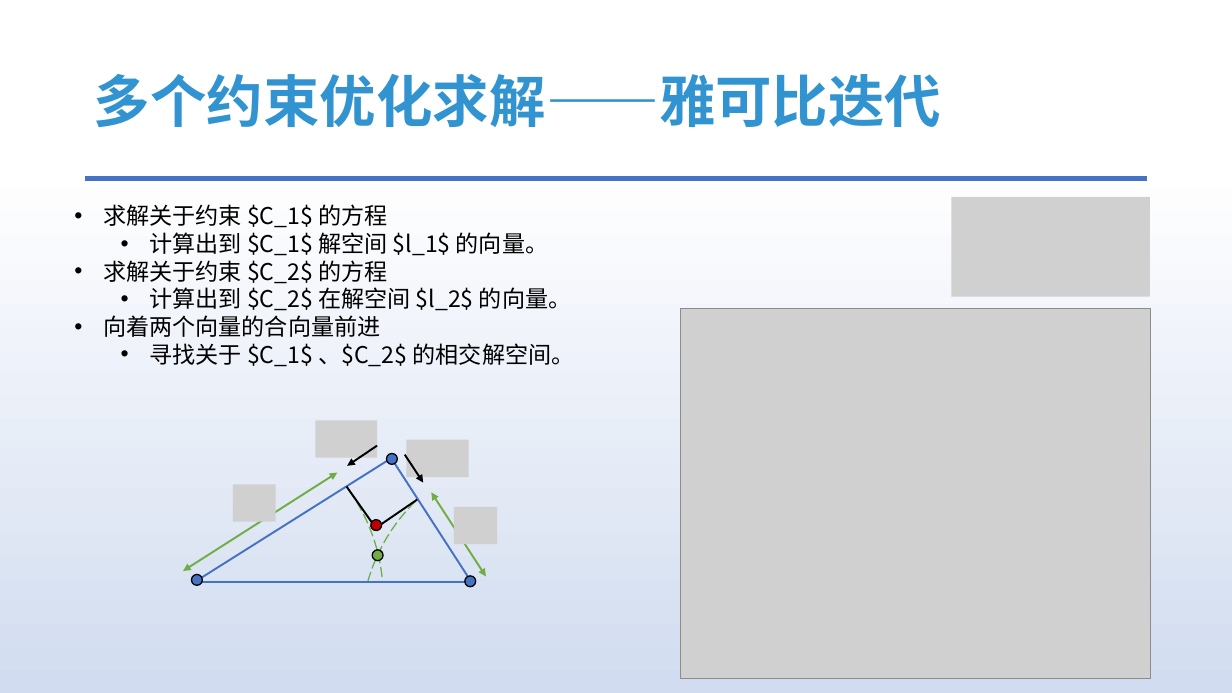
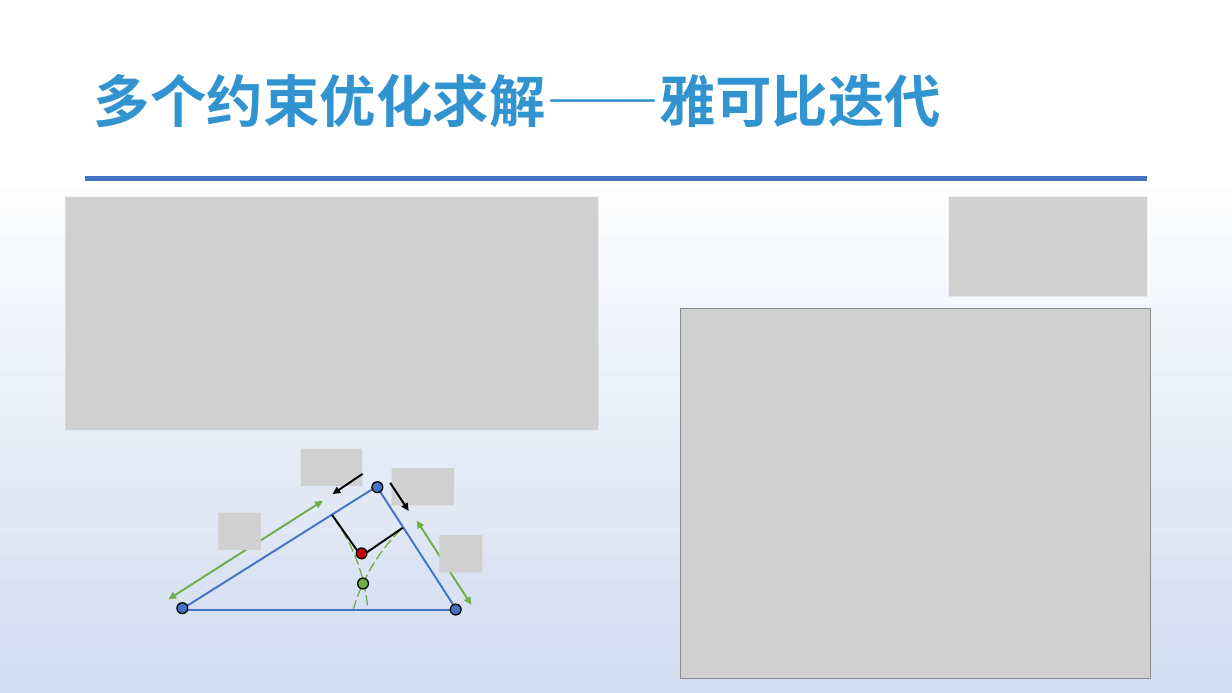
Before and after one commit to answerear/UnityFluid, a slide deck: slide 22 of doc/正式版/基于物理的交互式流体模拟介绍.pptx. Drawn at 1232x693 pixels with LibreOffice and Linux fonts; fonts in the diff are those of the drawing; grey boxes stand for pictures. Boxes give left, top, right and bottom in pixels: in the first picture for what was removed or moved away, otherwise in the second. Text is boxed around its words. In the diff, an @@ line names an element or a change of style, - is before the commit and + after.

```diff
--- a/doc/正式版/基于物理的交互式流体模拟介绍.pptx
+++ b/doc/正式版/基于物理的交互式流体模拟介绍.pptx
@@ picture added at [66, 197, 599, 430] @@
@@ text removed at [103, 204, 575, 367] @@
-• 求解关于约束 $C_1$ 的方程
-  • 计算出到 $C_1$ 解空间 $l_1$ 的向量。
-• 求解关于约束 $C_2$ 的方程
-  • 计算出到 $C_2$ 在解空间 $l_2$ 的向量。
-• 向着两个向量的合向量前进
-  • 寻找关于 $C_1$ 、$C_2$ 的相交解空间。
@@ 5 ellipses, 5 lines, 4 pictures, 2 arc (boxed as its full ellipse)s, 2 double arrows, 2 arrows: place and size @@
-5 ellipses, 5 lines, 4 pictures, 2 arc (boxed as its full ellipse)s, 2 double arrows, 2 arrows at [19, 415, 726, 693]
+5 ellipses, 5 lines, 4 pictures, 2 arc (boxed as its full ellipse)s, 2 double arrows, 2 arrows at [5, 443, 711, 693]
```
Also in this commit, not shown: 13 other slides changed.
